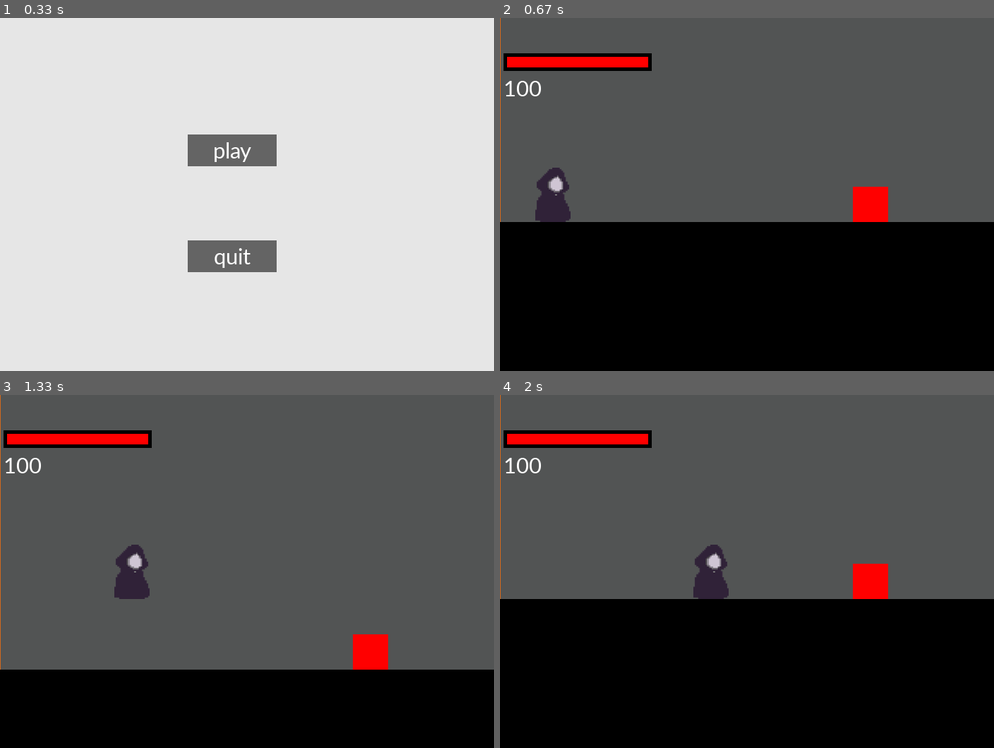
Above: before the commit, frames 1-4 (two rows, left to right).
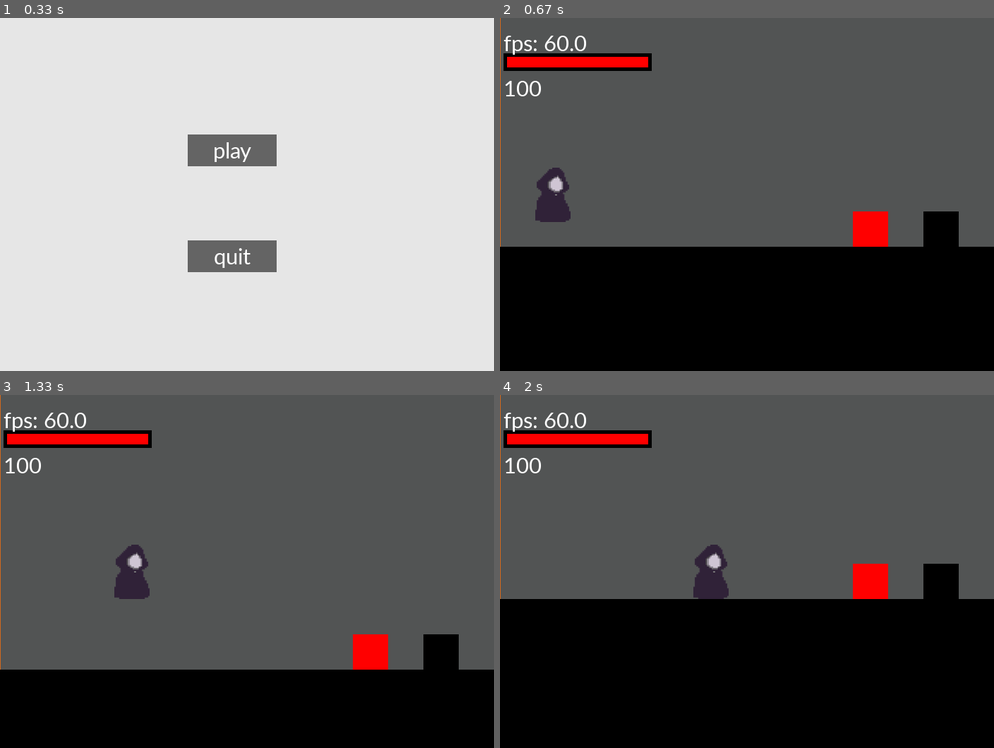
Above: after the commit, the same moments.

Repository: person011/pygame-cs-project
Game: pygame game, started from main.py
Same seed, same stepped clock (60 frames per second), same inputs: the game is played once before the commit and once after it.
Inputs (mouse positions are in pixels of both pictures, inside the frame that each line leads up to):
- Up to frame 1 (0.33 s): no input
- Up to frame 2 (0.67 s): click "play" at 0.38 s
- Up to frame 3 (1.33 s): hold Right 0.67-1.13 s; move the mouse to (405, 560) at 0.7 s; hold Up from 1.17 s (still down)
- Up to frame 4 (2 s): release Up at 1.47 s; hold Right 1.5-1.97 s

Frame 1 is identical in both runs. In frame 2, 7.5% of the frame differs, in the area x 0-100%, y 5-65%; in frame 3, 1.0%; in frame 4, 1.0%.

Commit message:
added stuff

Diff:
--- /dev/null
+++ b/MainGameScreenConfig.py
@@ -0,0 +1,5 @@
+
+block_size=50
+
+wall_width=5000
+wall_height=1000
--- a/Objects/block.py
+++ b/Objects/block.py
@@ -2,9 +2,10 @@
 import time
 
 
+
 class Block(pygame.sprite.Sprite):
     """A class representing solid obstacles."""
-    def __init__(self, rect, image=None, color=None):
+    def __init__(self, rect, image=None, color=pygame.Color("black")):
         """The color is an (r,g,b) tuple; rect is a rect-style argument."""
 
         pygame.sprite.Sprite.__init__(self)
@@ -41,3 +42,8 @@
             #print(player.check_collisions(offset, axis, obstacles))
 
             player.hurt_player(10)
+
+
+
+
+block_map={1:Block, 2:HurtBlock}
--- /dev/null
+++ b/Objects/fps.py
@@ -0,0 +1,7 @@
+import pygame
+
+def show_fps(screen, fps):
+    smallfont = pygame.font.SysFont('Corbel', 35)
+    text = smallfont.render("fps: "+str(round(fps, 2)), True, (255, 255, 255))
+
+    screen.blit(text, (5,16))
--- /dev/null
+++ b/Objects/landscape.py
@@ -0,0 +1,47 @@
+import numpy as np
+from Properties.make_block import make_block
+from MainGameScreenConfig import block_size
+
+class Landscape:
+    def __init__(self, rect,block_keys):
+        self.size=(rect[2], rect[3])
+        self.rect=rect
+        self.landscape=np.zeros(shape=(self.size[1], self.size[0]), dtype=int)
+        self.block_keys=block_keys
+    def print(self, show_coordinates=False):
+        max_number_size_y=len(str(len(self.landscape)-1))
+        #max_number_size_x=len(str(len(self.landscape[0])-1))
+        coordinates_y=""
+        if show_coordinates:
+            coordinates_x=[str(i)[-1] for i in range(len(self.landscape[0]))]
+            coordinate_x_space=[" " for i in range(max_number_size_y+1)]
+        for i in range(len(self.landscape)):
+            if show_coordinates:
+                #if len(str(i))!=max_number_size_y:
+                coordinates_y=str(len(self.landscape)-i-1).zfill(max_number_size_y)
+
+            print(coordinates_y, self.landscape[len(self.landscape)-i-1])
+        if show_coordinates:
+
+            print("".join(coordinate_x_space), ', '.join(coordinates_x))
+
+
+    def get_landscapes_highest_block(self, x_point):
+        #print()
+        #print_landscape(landscape)
+        for i in range(len(self.landscape)):
+            #print(i, x_point)
+            if self.landscape[i][x_point]==0:
+                return i
+        return None
+    def make_column(self, point):
+        for i in range(point[1]):
+            self.landscape[i][point[0]]=1
+        return self.landscape
+    def add_landscape_to_game(self, game_blocks):
+        for i in range(len(self.landscape)):
+            for ii in range(len(self.landscape[0])):
+
+                if self.landscape[i][ii] in self.block_keys:
+                    game_blocks.append(self.block_keys[self.landscape[i][ii]](make_block(ii+self.rect[0], len(self.landscape)-i+self.rect[1])))
+                    print(make_block(ii, len(self.landscape)-i))
--- /dev/null
+++ b/Properties/make_block.py
@@ -0,0 +1,3 @@
+from MainGameScreenConfig import block_size
+def make_block(x, y, size=block_size):
+    return (x*size, y*size, size, size)
--- a/Properties/make_mountains.py
+++ b/Properties/make_mountains.py
@@ -1,26 +1,80 @@
+import numpy as np
 import random
-def make_mountain(list):
-    highest_point=(random.randint(0, 19), random.randint(0, 4))
+
+def make_mountain(landscape):
+    h_x=random.randint(0, len(landscape.landscape[0])-1)
+    if landscape.get_landscapes_highest_block(h_x)==0:
+        h_y=random.randint(1, len(landscape.landscape)-1)
+    else:
+        h_y=random.randint(landscape.get_landscapes_highest_block(h_x), len(landscape.landscape)-1)
+
+    highest_point=(h_x, h_y)
+    #highest_point=(9, 5)
+    most_right=len(landscape.landscape[0])
     print(highest_point)
+    landscape.make_column(highest_point)
+    last_left=highest_point
+    last_right=highest_point
 
-landscape=[
-        [],
-        [],
-        [],
-        [],
-        [],
+    right_minus_y=2
+    right_plus_y=0
 
-    ]
-for i in range(5):
-    for ii in range(20):
+    left_minus_y=2
+    left_plus_y=0
+    disable_left=False
+    disable_right=False
+    i=0
+    while True:
+        #print(print_landscape(landscape.))
+        if last_right[1]==1 or last_left[1]==1:
+            if random.randint(1, 3)%2==0:
+                break
+        if left_minus_y==1 and right_minus_y==1:
+            break
+        if disable_left ==True and disable_right==True:
+            break
+        if last_left[0]<1:
+            disable_left=True
+        if last_right[0]>most_right-2:
+            disable_right=True
+        if disable_left==False:
+            if last_left[1]<4:
+                left_plus_y=1
+            if last_left[1]<3:
+                left_minus_y=1
+                left_plus_y=0
+            left_y=[last_left[1]-left_minus_y, last_left[1]+left_plus_y]
+            left_y.sort()
+            left=(highest_point[0]-i-1, random.randint(left_y[0], left_y[1]))
+            landscape.make_column(left)
+            last_left=left
+        if disable_right==False:
+            if last_right[1]<4:
+                right_plus_y=1
 
-        landscape[i].append(0)
+            if last_right[1]<3:
 
-def print_landscape(landscape):
-    print(landscape[0])
-    print(landscape[1])
-    print(landscape[2])
-    print(landscape[3])
-    print(landscape[4])
-print_landscape(landscape)
-make_mountain
+
+                right_plus_y=0
+            if last_right[1]<=3:
+                if last_right[1]>1:
+                    right_minus_y=2
+                elif last_right[1]==1:
+                    right_minus_y=0
+            #print(last_left[1]-right_minus_y, last_right[1]+right_plus_y)
+            right_y=[last_right[1]-right_minus_y, last_right[1]+right_plus_y]
+            right_y.sort()
+
+            right=(highest_point[0]+i+1, random.randint(right_y[0], right_y[1]))
+            landscape.make_column(right)
+            last_right=right
+        #if disable_left==False and disable_right==False:
+            #print(right_y[0], right_y[1], left_y[0], left_y[1], right_minus_y)
+        #else:
+            #print("help", disable_left, disable_right, right_y, last_right, right_minus_y, right_plus_y)
+        #print(last_left)
+        #print(last_right[0]-right_minus_x, last_right[1])
+        #print(random.randint(last_right[0]-right_minus_x, last_right[0]))
+        i+=1
+    #print(h_x, get_landscapes_highest_block(landscape, h_x))
+    return landscape.landscape
--- a/Screens/MainGameScreen.py
+++ b/Screens/MainGameScreen.py
@@ -6,8 +6,12 @@
 from Objects.block import Block, HurtBlock
 from Objects.health_bar import HealthBar
 from config import *
-
-
+from Objects.fps import show_fps
+from MainGameScreenConfig import *
+from Properties.make_block import make_block
+from Objects.landscape import Landscape
+from Properties.make_mountains import make_mountain
+from Objects.block import block_map
 class MainGameScreen(object):
 
     def __init__(self):
@@ -19,32 +23,35 @@
         self.fps = 60.0
         self.keys = pygame.key.get_pressed()
         self.done = False
-        self.player = Player((50,400), 4, (50, 400))
+        self.player = Player((50,300), 4, (50, 300))
         self.viewport = self.screen.get_rect()
         #print(self.viewport)
         self.HealthBar=HealthBar(self.player)
-        self.level = pygame.Surface((3050, 1050)).convert()
+        #3050, 1050
+        self.level = pygame.Surface((5050, 1050)).convert()
         self.overlay=pygame.display.get_surface()
         self.level_rect = self.level.get_rect()
 
-        self.win_text,self.win_rect = self.make_text()
+        #self.win_text,self.win_rect = self.make_text()
         self.obstacles = self.make_obstacles()
         #self.block_size=50
     def make_text(self):
 
         font = pygame.font.Font(None, 100)
-        message = ""
-        text = font.render(message, True, (100,100,175))
-        rect = text.get_rect(centerx=self.level_rect.centerx, y=100)
-        return text, rect
+        message = str(self.fps)
+        fps = font.render(message, True, (100,100,175))
+        #rect = fps.get_rect(centerx=self.level_rect.centerx, y=100)
+        #fps = self.smallfont.render(str(MainGameScreen.fps), True, (255, 255, 255))
+
+        #return fps, rect
 
     def make_obstacles(self):
-        block_size=50
-        def make_block(x, y, size):
-            return (x*size, y*size, size, size)
-        walls = [Block((0,1000,3000,1),color=pygame.Color("chocolate")),
-                 Block((0,0,1,1000),color=pygame.Color("chocolate")),
-                 Block((3000,0,1,3000),color=pygame.Color("chocolate"))]
+
+
+        walls = [Block((0,1000,wall_width,1),color=pygame.Color("chocolate")),
+                 Block((0,0,1,wall_height),color=pygame.Color("chocolate")),
+                 Block((wall_width,0,1,wall_height),color=pygame.Color("chocolate")),
+                 Block((0,0,wall_width,0),color=pygame.Color("chocolate"))]
         """static = [Block( make_block(5, 19, block_size), color=pygame.Color("black")),
                 Block(make_block(6, 18, block_size), image='Images/dirt.png'),
                 Block(make_block(8, 18, block_size), color=pygame.Color("black")),
@@ -54,12 +61,23 @@
             #60
 
         #static= [Block(make_block(i, i%60, block_size), color=pygame.Color("black")) for i in range(1200)]
-        static= []
-        for i in range(60):
+        static= [Block( make_block(12, 9, block_size), color=pygame.Color("black"))]
+        """for i in range(100):
+            for ii in range(10):
+                static.append(Block(make_block(i, 19-ii, block_size), color=pygame.Color("black")))"""
+
+        for i in range(100):
             for ii in range(10):
                 static.append(Block(make_block(i, 19-ii, block_size), color=pygame.Color("black")))
         moving = [HurtBlock(make_block(10, 9, block_size), color=pygame.Color("red")),
                   ]#325
+        landscape=Landscape((10, -11, 100, 20), block_map)
+        make_mountain(landscape)
+        make_mountain(landscape)
+        make_mountain(landscape)
+        make_mountain(landscape)
+        #landscape.print(show_coordinates=True)
+        landscape.add_landscape_to_game(static)
 
         return pygame.sprite.Group(walls, static, moving)
 
@@ -100,12 +118,13 @@
 
 
         self.obstacles.draw(self.level)
-        self.level.blit(self.win_text, self.win_rect)
+        #self.level.blit(self.win_text, self.win_rect)
         self.player.draw(self.level)
         self.screen.blit(self.level, (0,0), self.viewport)
     def draw_overlay(self):
 
         self.HealthBar.draw(self.overlay)
+        show_fps(self.overlay, self.clock.get_fps())
     def display_fps(self):
 
         caption = "{} - FPS: {:.2f}".format(CAPTION, self.clock.get_fps())
@@ -119,5 +138,6 @@
             self.draw()
             self.draw_overlay()
             pygame.display.update()
+
             self.clock.tick(self.fps)
             self.display_fps()
